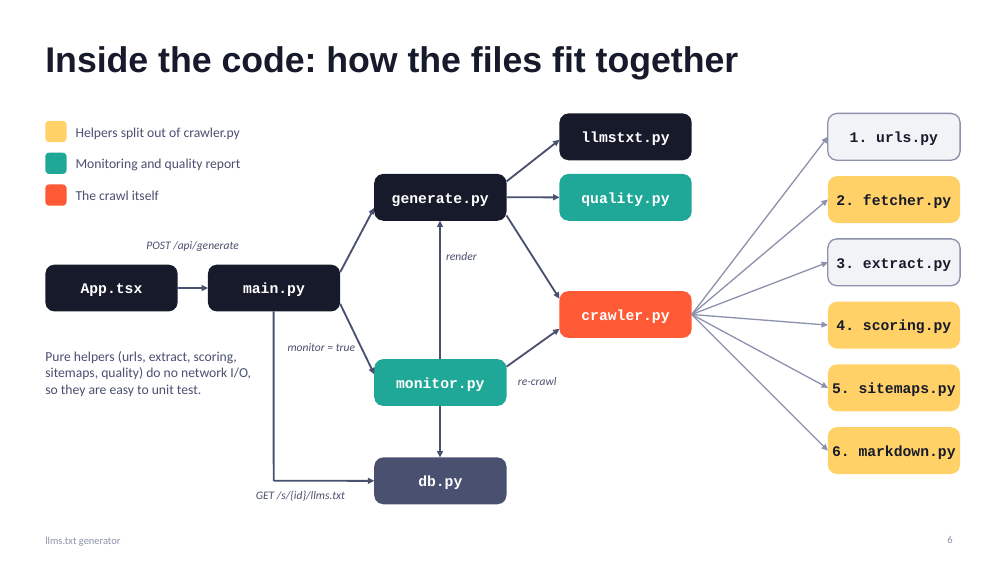
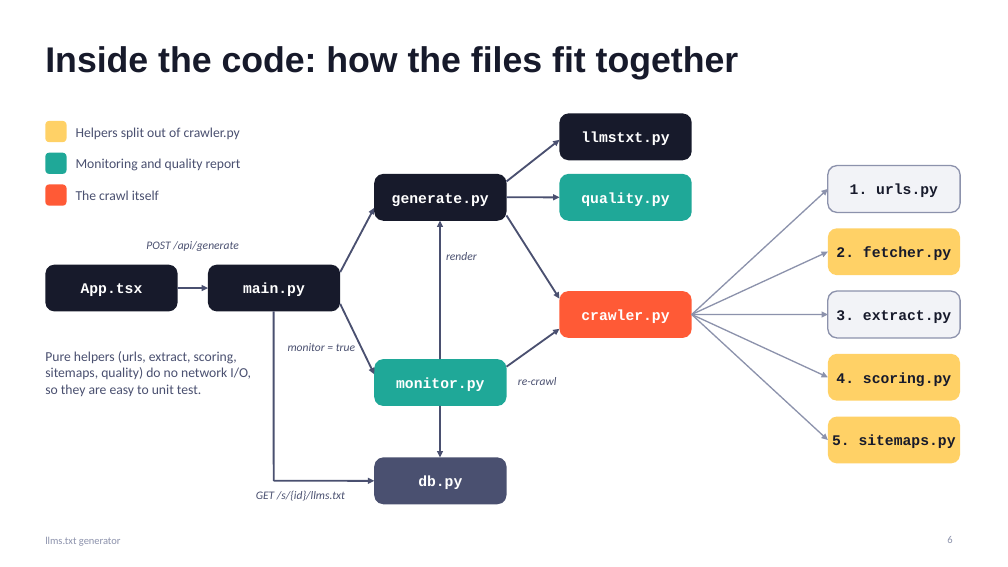
Before and after one commit to nmallekav/llms-txt-nishanth-mallekav, a slide deck: slide 6 of presentation/llms-txt-generator.pptx. Drawn at 1008x567 pixels with LibreOffice and Linux fonts; fonts in the diff are those of the drawing. Boxes give left, top, right and bottom in pixels: in the first picture for what was removed or moved away, otherwise in the second. Text is boxed around its words. In the diff, an @@ line names an element or a change of style, - is before the commit and + after.

```diff
--- a/presentation/llms-txt-generator.pptx
+++ b/presentation/llms-txt-generator.pptx
@@ arrow removed from (692, 315) to (828, 137) @@
@@ 2 texts, 1 rounded rectangle moved together from (x1=828, y1=113, x2=960, y2=396) to (x1=828, y1=166, x2=960, y2=448) @@
@@ arrow moved from (692, 315) - (828, 200) to (692, 315) - (828, 189) @@
@@ arrow moved from (692, 315) - (828, 262) to (692, 315) - (828, 252) @@
@@ 3 texts, 2 rounded rectangles moved together from (x1=828, y1=176, x2=960, y2=333) to (x1=828, y1=228, x2=960, y2=386) @@
@@ arrow moved from (692, 315) - (828, 451) to (692, 315) - (828, 440) @@
@@ arrow moved from (692, 315) - (828, 388) to (692, 315) - (828, 377) @@
@@ arrow moved from (692, 315) - (828, 325) to (692, 315) - (828, 315) @@
@@ rounded rectangle removed at (x1=828, y1=302, x2=960, y2=349) @@
@@ rounded rectangle moved from (x1=828, y1=364, x2=960, y2=411) to (x1=828, y1=354, x2=960, y2=401) @@
@@ rounded rectangle moved from (x1=828, y1=427, x2=960, y2=474) to (x1=828, y1=417, x2=960, y2=464) @@
@@ text removed at (x1=832, y1=445, x2=956, y2=459) @@
-6. markdown.py
```
Also in this commit, not shown: 7 other slides changed, 35 other files.
